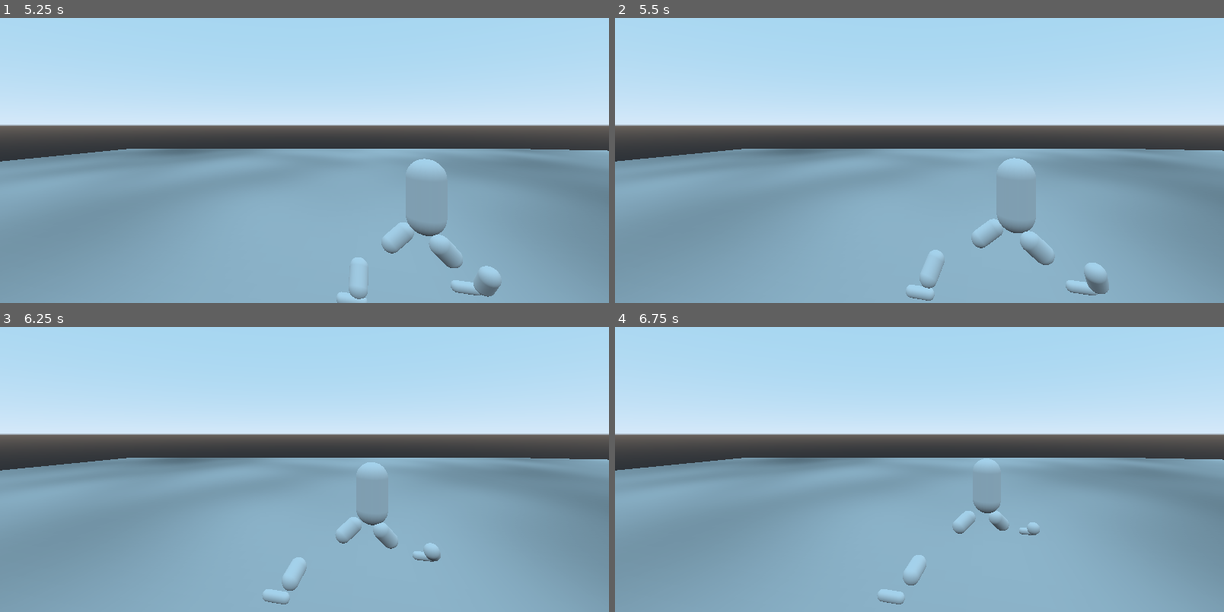
Above: before the commit, frames 1-4 (two rows, left to right).
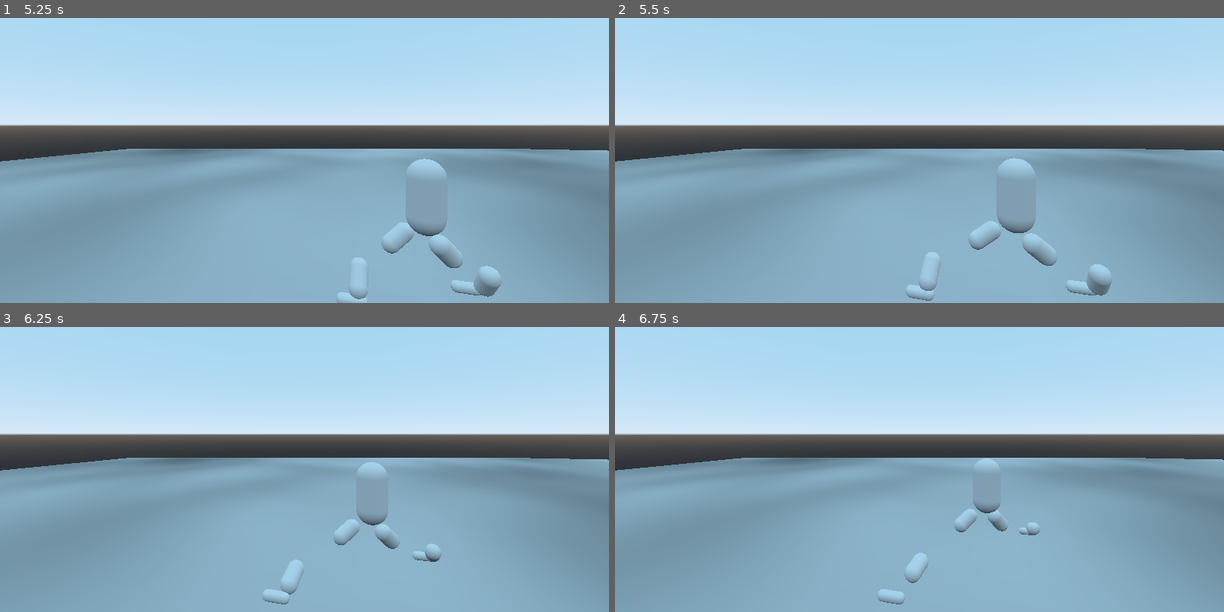
Above: after the commit, the same moments.

Repository: Terkwood/tinker-godot-joint
Game: Godot game, scene res://Main.tscn
Two runs of this game, one before a commit and one after it. Both use one fixed random seed, a clock stepped at 60 frames per second and the inputs below.
Inputs:
- Up to frame 1 (5.25 s): hold Up (ui_up) 0.53-2.03 s; hold Left (ui_left) 2.03-3.53 s; hold Down (ui_down) 3.53-4.28 s; hold Right (ui_right) 4.28-5.03 s; hold Up (ui_up) from 5.03 s (still down)
- Up to frame 2 (5.5 s): keep holding Up (ui_up)
- Up to frame 3 (6.25 s): release Up (ui_up) at 5.78 s; hold Right (ui_right) from 5.78 s (still down)
- Up to frame 4 (6.75 s): keep holding Right (ui_right)

Frame 1 is identical in both runs. In frame 2, 0.3% of the frame differs, in the area x 49-82%, y 70-98%; in frame 3, 0.2%; in frame 4, 0.1%.

Commit message:
add boundaries

Diff:
--- a/Main.tscn
+++ b/Main.tscn
@@ -1,6 +1,9 @@
-[gd_scene load_steps=19 format=2]
+[gd_scene load_steps=20 format=2]
 
 [ext_resource path="res://Main.gd" type="Script" id=1]
+
+[sub_resource type="BoxShape" id=18]
+extents = Vector3( 2, 0, 1 )
 
 [sub_resource type="CapsuleShape" id=1]
 height = 2.0
@@ -60,6 +63,20 @@
 
 [node name="Player" type="Spatial" parent="."]
 transform = Transform( 1, 0, 0, 0, 1, 0, 0, 0, 1, 0, 0.750019, 0 )
+
+[node name="FrontBoundary" type="Area" parent="Player"]
+transform = Transform( 1, 0, 0, 0, 1, 0, 0, 0, 1, 0, 0, 2.5 )
+
+[node name="CollisionShape" type="CollisionShape" parent="Player/FrontBoundary"]
+transform = Transform( 1, 0, 0, 0, -1.62921e-07, -1, 0, 1, -1.62921e-07, 0, 0, 0 )
+shape = SubResource( 18 )
+
+[node name="BackBoundary" type="Area" parent="Player"]
+transform = Transform( 1, 0, 0, 0, 1, 0, 0, 0, 1, 0, 0, -1.08011 )
+
+[node name="CollisionShape" type="CollisionShape" parent="Player/BackBoundary"]
+transform = Transform( 1, 0, 0, 0, -1.62921e-07, -1, 0, 1, -1.62921e-07, 0, 0, 0 )
+shape = SubResource( 18 )
 
 [node name="KinUpperBody" type="KinematicBody" parent="Player"]
 transform = Transform( 1, 0, 0, 0, 1, 0, 0, 0, 1, 0, 5.37544, 0 )
